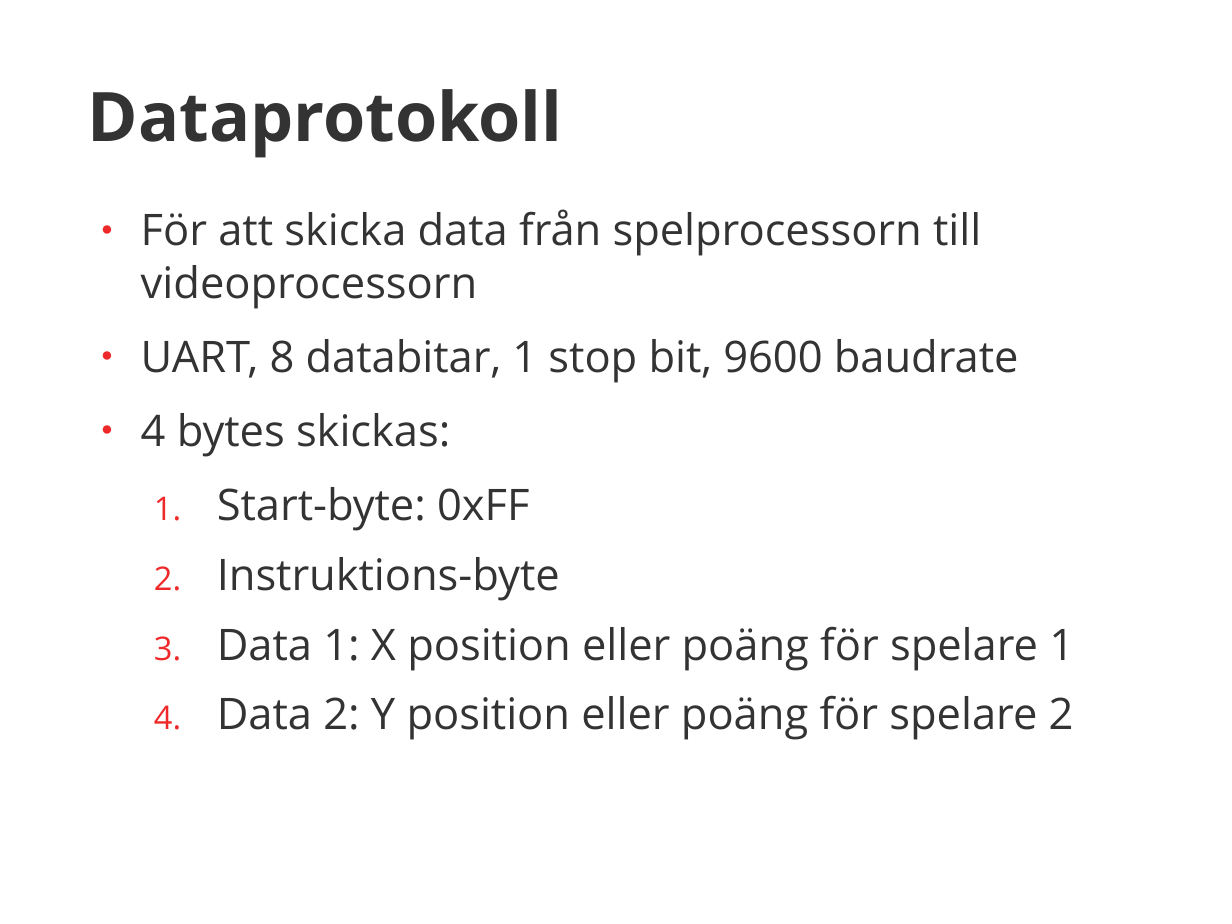
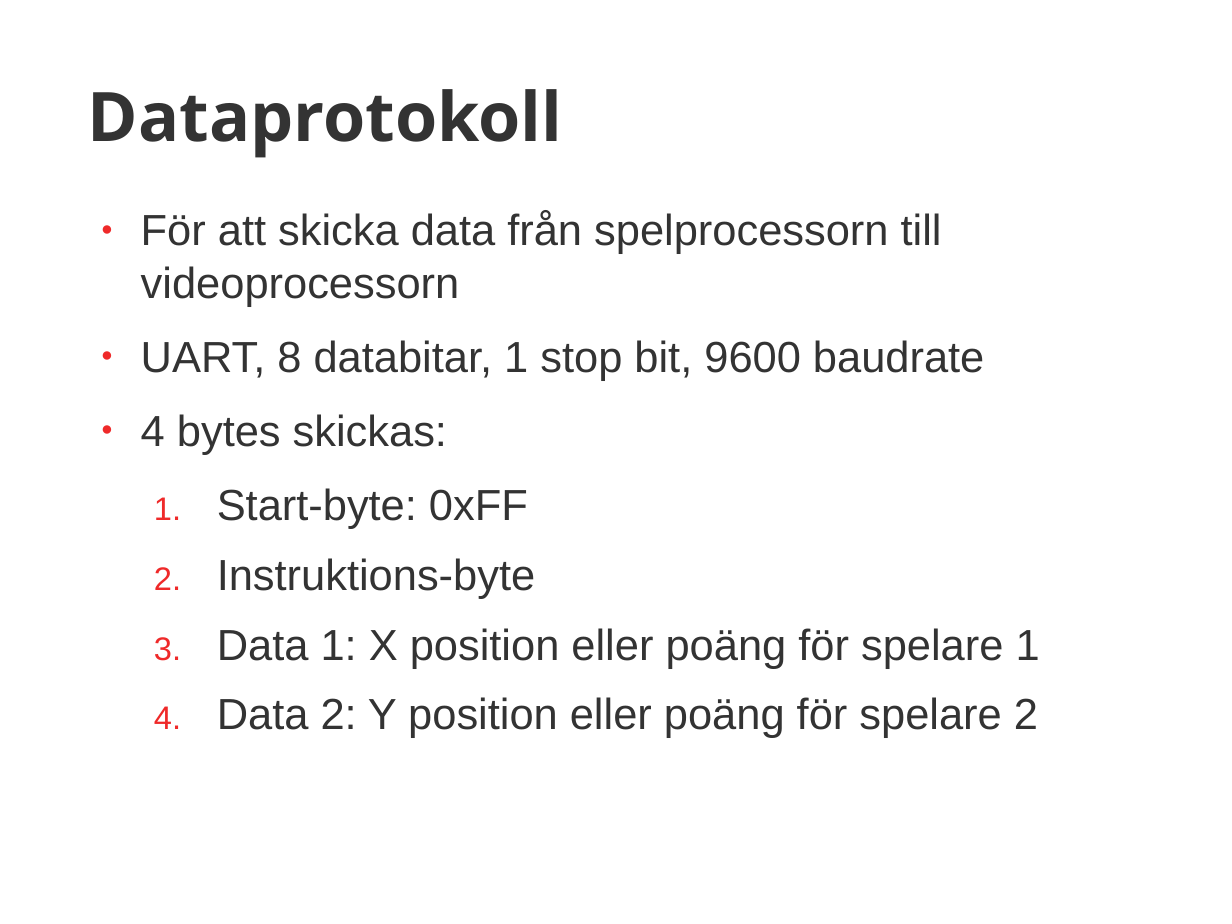
Before and after one commit to Leczez/TSIU51, a slide deck: slide 7 of Dokument/Mikrodatorprojekt Presentation.pptx. Drawn at 1232x924 pixels with LibreOffice and Linux fonts; fonts in the diff are those of the drawing. Boxes give left, top, right and bottom in pixels: in the first picture for what was removed or moved away, otherwise in the second. Text is boxed around its words. In the diff, an @@ line names an element or a change of style, - is before the commit and + after.

```diff
--- a/Dokument/Mikrodatorprojekt Presentation.pptx
+++ b/Dokument/Mikrodatorprojekt Presentation.pptx
@@ text "För att skicka data från ..." at bbox=[141, 210, 1040, 738]: font Open Sans to Arial @@
```
Also in this commit, not shown: 5 other slides changed, 5 slides added, 2 slides removed.
